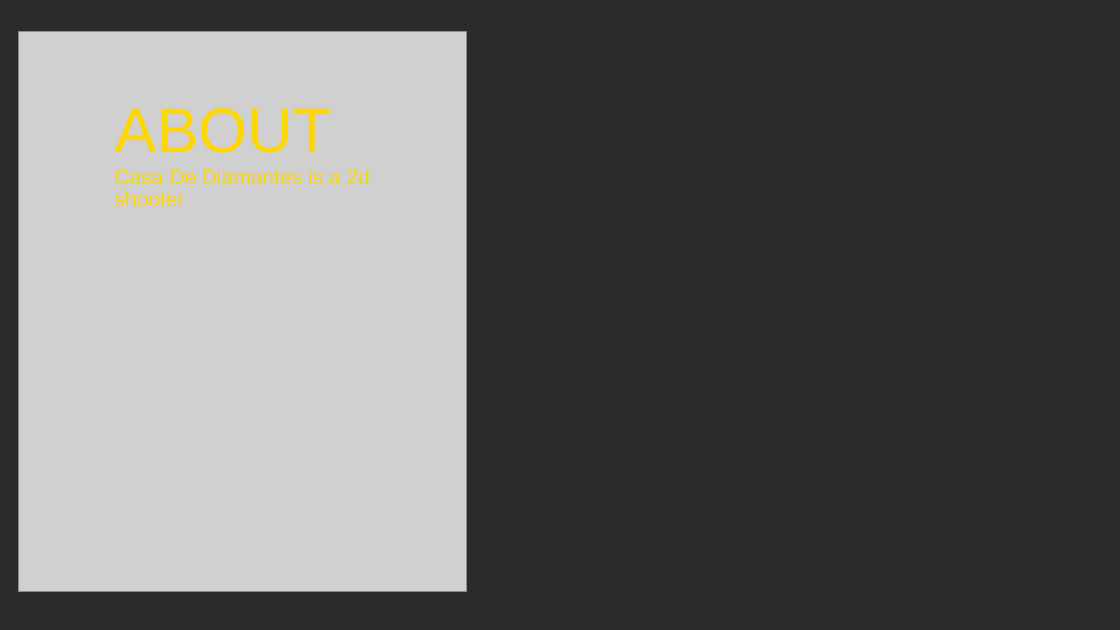
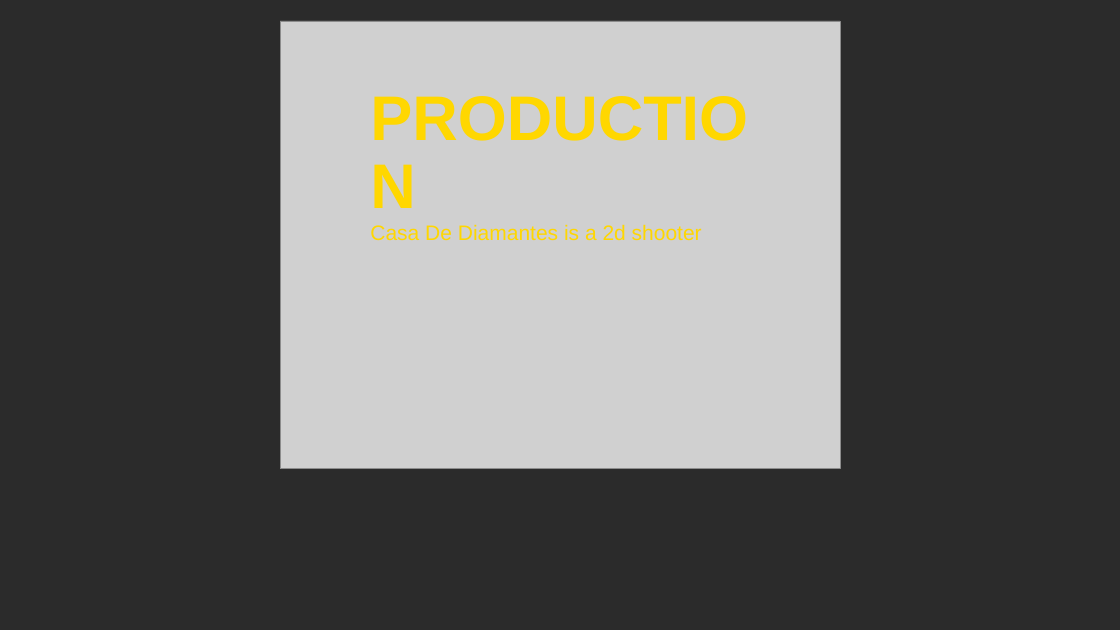
Before and after one commit to SoulPixelIV/casa-de-diamantes, a slide deck: slide 4 of CasaDeDiamantes.odp (slide 2 before the commit). Drawn at 1120x630 pixels with LibreOffice and Linux fonts; fonts in the diff are those of the drawing; grey boxes stand for pictures; background and template pictures are left out; a plain dark background stands for a picture behind light text. Boxes give left, top, right and bottom in pixels: in the first picture for what was removed or moved away, otherwise in the second. Text is boxed around its words. In the diff, an @@ line names an element or a change of style, - is before the commit and + after.

Commit message:
Updated powerpoint

```diff
--- a/CasaDeDiamantes.odp
+++ b/CasaDeDiamantes.odp
@@ picture at (x1=280, y1=21, x2=840, y2=469): rotation 0 to 270 degrees @@
@@ title at (x1=370, y1=224, x2=702, y2=240): text changed @@
-ABOUT
-Casa De Diamantes is a 2d shooter
+PRODUCTION
+Casa De Diamantes is a 2d shooter
```
Also in this commit, not shown: 3 other slides changed, 1 slide added.
